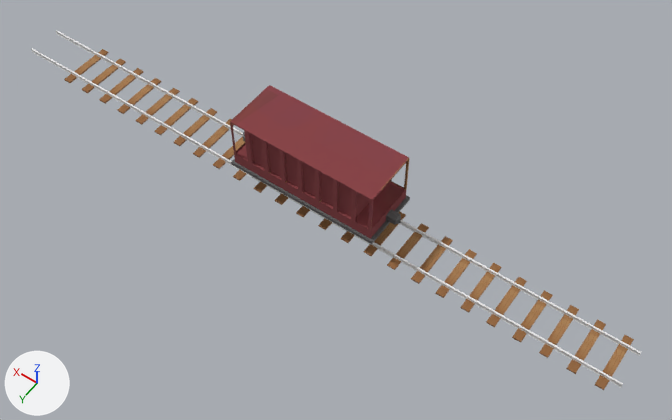
The Blender file assets/TrainTemplate.blend as it was, and as the next commit left it.
Rendered twice from a 50 mm camera at (-11.68, 15.42, 22.22) aimed at (-1.2, 0.74, -0.85). Lighting does not change. The marker at lower left points along +X, +Y and +Z.

Names of what the first picture shows: 'Cube.001', 'Cube.002', 'TrainCar.001', 'WheelConnectorL'.
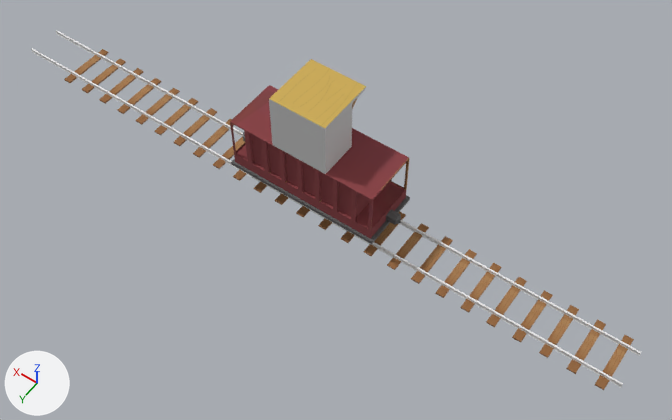
The change, as a diff of the scene's bpy script:
```diff
--- a/assets/TrainTemplate.blend.py
+++ b/assets/TrainTemplate.blend.py
@@ img_housingtexture @@
+img_housingtexture = load_image('HousingTexture', 'textures/HousingTexture.png', 1024, 1024, 'sRGB')
@@ mat_material_001 @@
+mat_material_001 = principled_material('Material.001')
+mat_material_001.texture = img_housingtexture
@@ me_cylinder @@
+me_cylinder.from_pydata(...)  # 160 vertices, 96 faces; spans x -2.8..56.3, y -30.1..40.0, z -5.0..1.3
+me_cylinder.materials.append(mat_material_001)  # picture img_housingtexture
@@ ob_cylinder @@
+ob_cylinder = bpy.data.objects.new('Cylinder', me_cylinder)
+ob_cylinder.location = (-0.91, -0.56, 2.64)
+ob_cylinder.rotation_euler = (0.785, 0.0, 0.0)  # degrees (45, 0, 0)
+ob_cylinder.scale = (0.0338, 0.0338, 0.451)
```

Where the change shows, as pixel boxes (x1, y1, x2, y2) in the pictures (672 x 420 px):
'Cylinder', added
    after: (269, 59, 366, 174)
